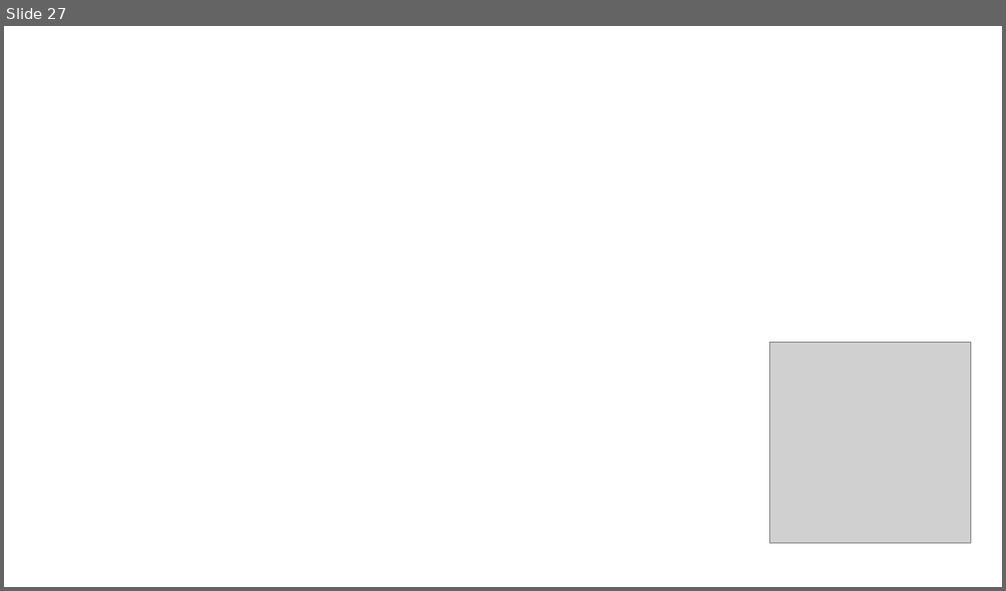
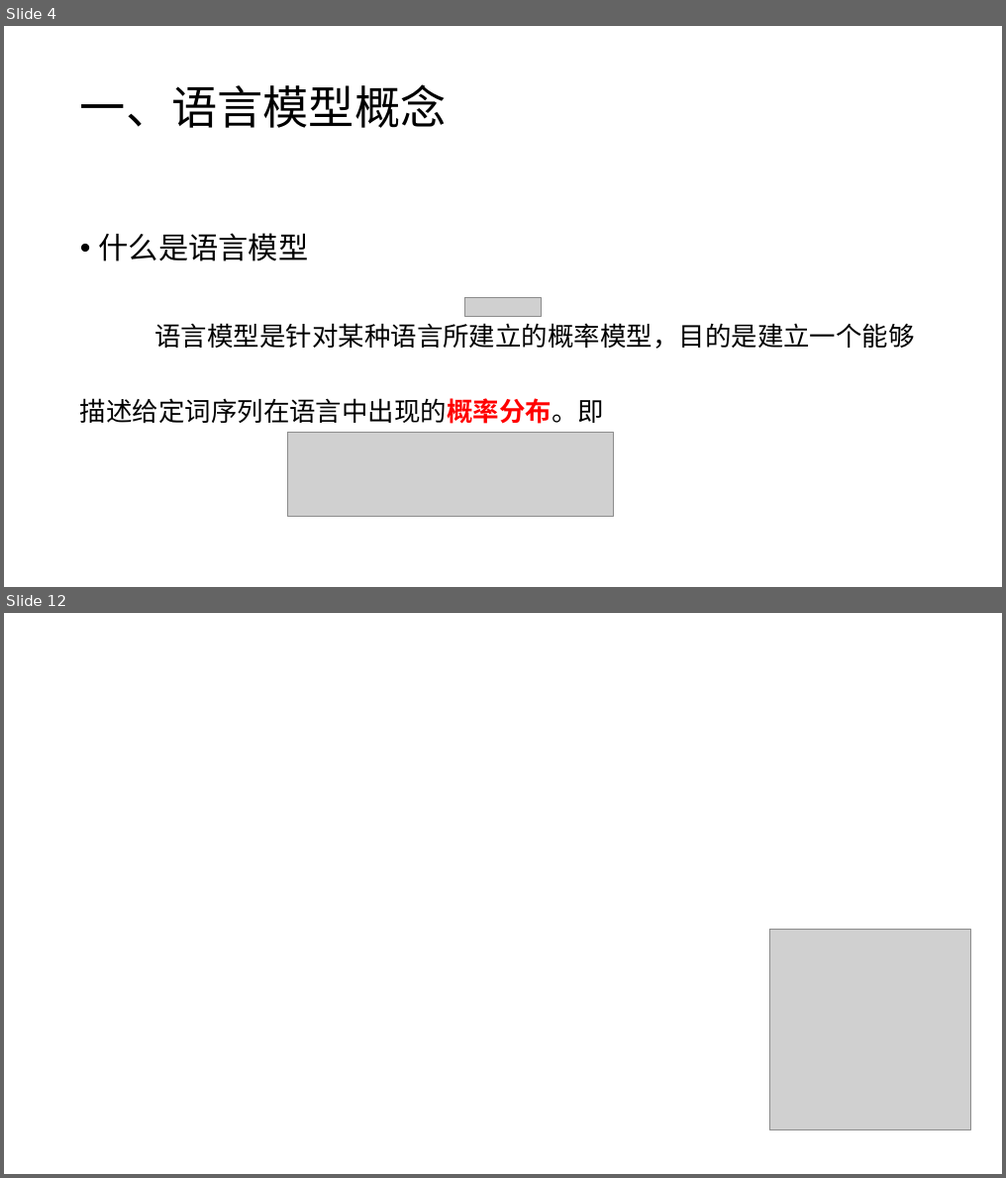
Before and after one commit to charlesXu86/Chatbot_CN, a slide deck: Chatbot_Doc/课程/NLP-4-语言模型.pptx. Shown one above the other, each under a label of ours: slide 27 before the commit, slides 4 and 12 after it; the slides between them are not shown. The pictures are 1006x591 and 1006x1178 pixels, drawn with LibreOffice and Linux fonts; fonts in the diff are those of the drawing; grey boxes stand for pictures; background and template pictures are left out. Boxes give left, top, right and bottom in pixels: in the first picture for what was removed or moved away, otherwise in the second. Text is boxed around its words. In the diff, an @@ line names an element or a change of style, - is before the commit and + after.

```diff
--- a/Chatbot_Doc/课程/NLP-4-语言模型.pptx
+++ b/Chatbot_Doc/课程/NLP-4-语言模型.pptx
@@ slide 4 added at bbox=[4, 26, 1002, 587], background #FFFFFF @@
@@ title added at bbox=[80, 84, 447, 128], 44 pt, text #000000 @@
+一、语言模型概念
@@ text added at bbox=[80, 233, 914, 424], 25.2 pt, text #000000 @@
+• 什么是语言模型
+语言模型是针对某种语言所建立的概率模型，目的是建立一个能够描述给定词序列在语言中出现的概率分布。即
@@ picture added at bbox=[465, 297, 541, 316] @@
@@ picture added at bbox=[288, 433, 614, 516] @@
@@ what was slide 27 is now slide 12 @@
```
Also in this commit, not shown: 5 slides changed, 5 other slides added, 21 slides removed, 1 other file.
